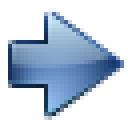
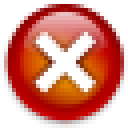
Layers edited between the first and the second (128, 128) image:
added layer "error" above "arrowRightGroup" over [0, 4, 128, 128]
hid group "arrowRightGroup" (1 layers) over [4, 8, 124, 120]
hid "arrowRight" over [4, 8, 124, 120]
